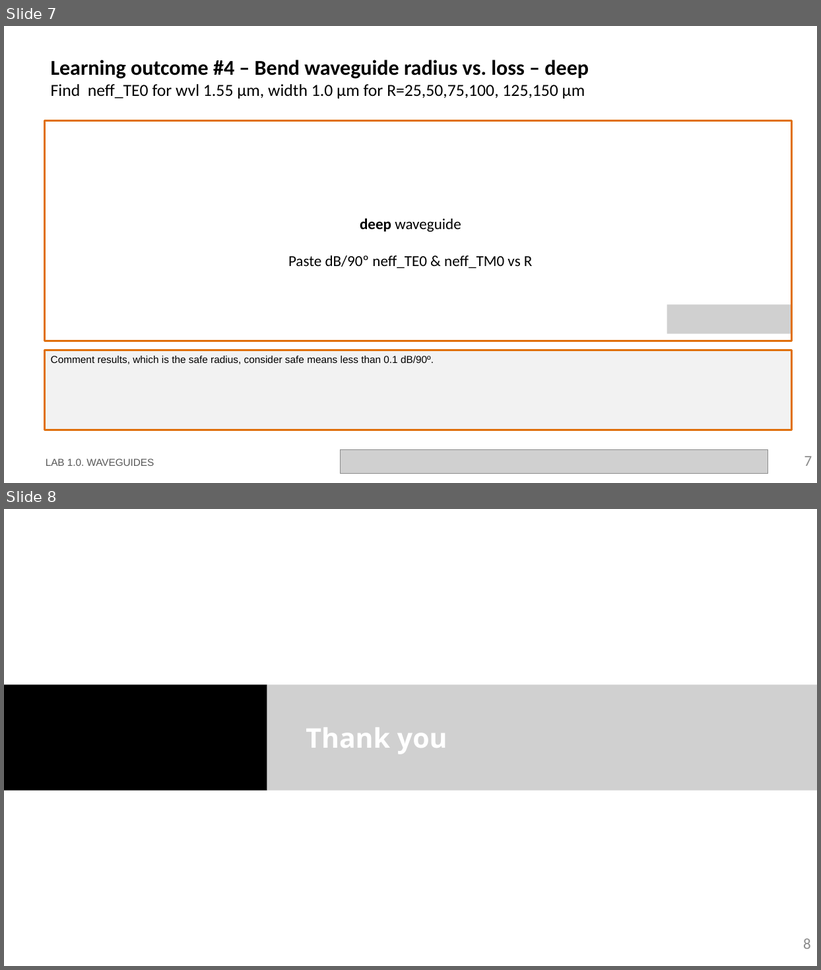
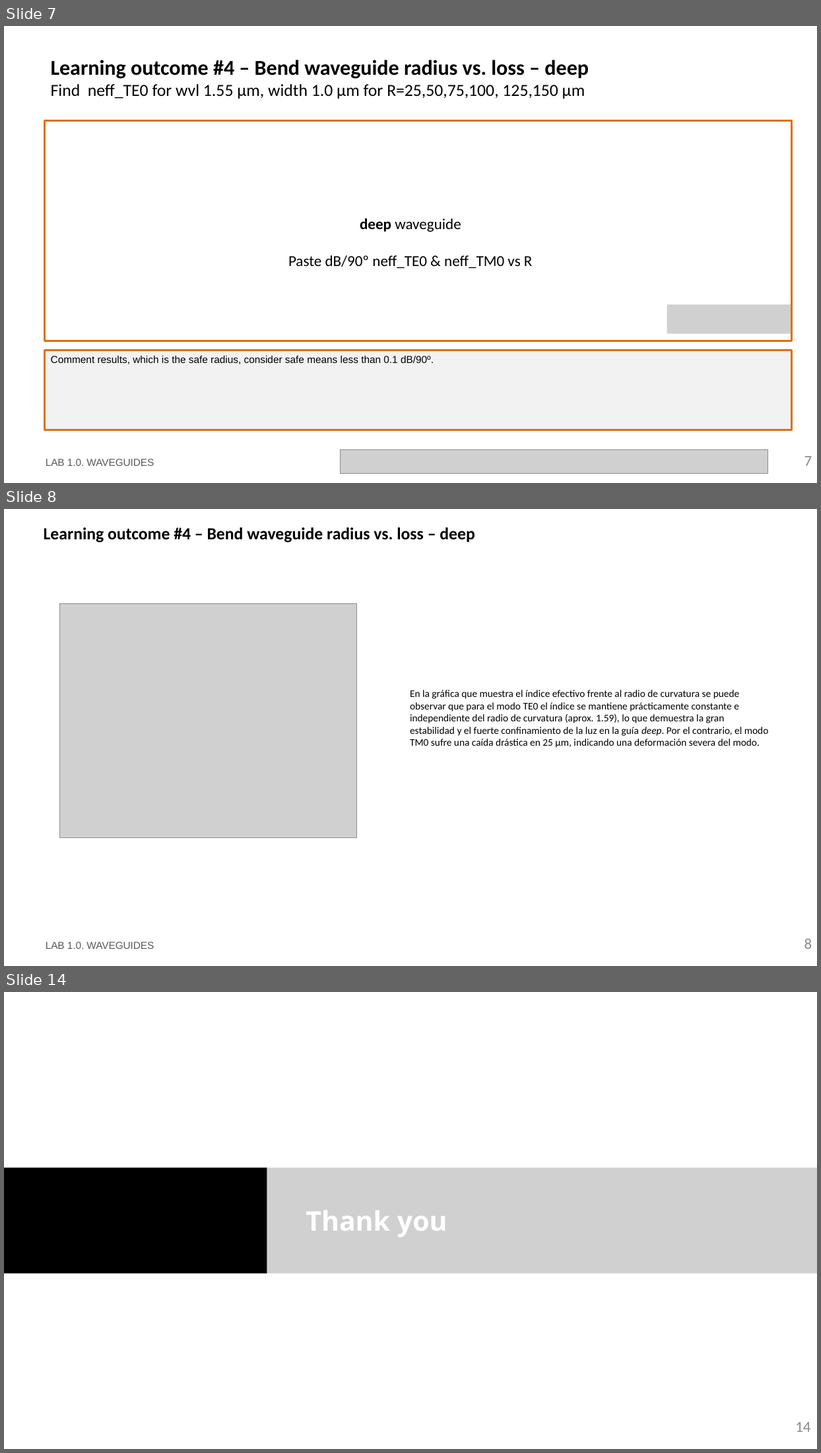
Before and after one commit to snacmuo/pic-upv-lab1, a slide deck: LabBook_10.pptx. Shown one above the other, each under a label of ours: slides 7 and 8 before the commit, slides 7, 8 and 14 after it; the slides between them are not shown. The pictures are 821x970 and 821x1453 pixels, drawn with LibreOffice and Linux fonts; fonts in the diff are those of the drawing; grey boxes stand for pictures; background and template pictures are left out. Boxes give left, top, right and bottom in pixels: in the first picture for what was removed or moved away, otherwise in the second. Text is boxed around its words. In the diff, an @@ line names an element or a change of style, - is before the commit and + after.

```diff
--- a/LabBook_10.pptx
+++ b/LabBook_10.pptx
@@ slide 8 added at (4,509,817,966), background #FFFFFF @@
@@ title added at (44,527,475,543), 20 pt, text #000000, bold @@
+Learning outcome #4 – Bend waveguide radius vs. loss – deep
@@ picture added at (60,603,357,838) @@
@@ text added at (410,690,769,748), 12 pt, text #000000 @@
+En la gráfica que muestra el índice efectivo frente al radio de curvatura se puede observar que para el modo TE0 el índice se mantiene prácticamente constante e independiente del radio de curvatura (aprox. 1.59), lo que demuestra la gran estabilidad y el fuerte confinamiento de la luz en la guía deep. Por el contrario, el modo TM0 sufre una caída drástica en 25 µm, indicando una deformación severa del modo.
@@ text added at (46,942,154,949), 12 pt, text #585858 @@
+LAB 1.0. WAVEGUIDES
@@ page number added at (805,939,812,949), 18 pt, text #8C8C8C @@
+8
@@ what was slide 8 is now slide 14 @@
@@ page number at (795,1422,811,1432): text changed @@
-8
+14
```
Also in this commit, not shown: 1 slide changed, 5 other slides added, 1 other file.
